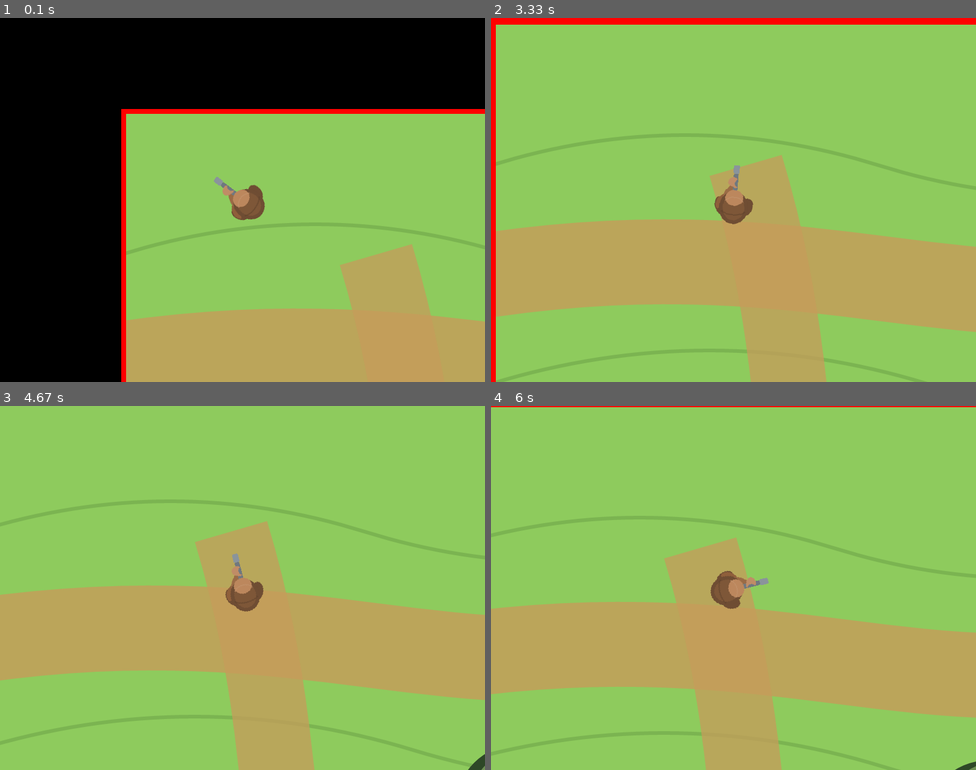
Above: before the commit, frames 1-4 (two rows, left to right).
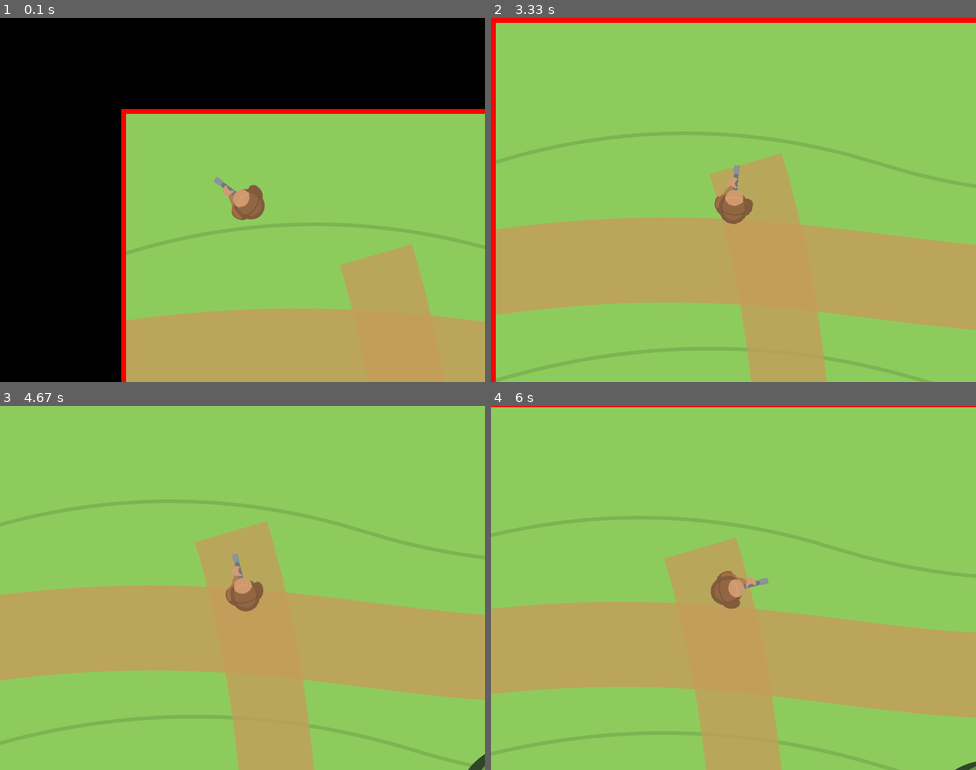
Above: after the commit, the same moments.

Repository: Stead34601/pygameTest
Game: pygame game, started from maincode/main.py
Same seed, same stepped clock (60 frames per second), same inputs: the game is played once before the commit and once after it.
Inputs (mouse positions are in pixels of both pictures, inside the frame that each line leads up to):
- Up to frame 1 (0.1 s): no input
- Up to frame 2 (3.33 s): hold D 0.33-0.8 s; move the mouse to (714, 214) at 0.37 s; hold W 0.83-1.13 s; move the mouse to (888, 189) at 0.87 s; hold D 1.17-1.63 s; move the mouse to (617, 203) at 1.2 s; hold A 1.67-2.2 s; move the mouse to (583, 145) at 1.7 s; tap V at 1.82, 3.15 s; hold S 2.23-2.53 s; move the mouse to (806, 72) at 2.27 s; hold A 2.57-2.97 s; move the mouse to (791, 232) at 2.6 s; hold W from 3 s (still down); move the mouse to (743, 76) at 3.03 s
- Up to frame 3 (4.67 s): release W at 3.37 s; hold D 3.4-4.03 s; move the mouse to (67, 577) at 3.43 s; hold S 4.07-4.43 s; move the mouse to (247, 624) at 4.1 s; hold A from 4.47 s (still down); move the mouse to (227, 526) at 4.5 s; tap V at 4.62 s
- Up to frame 4 (6 s): release A at 4.93 s; hold D 4.97-5.43 s; move the mouse to (859, 646) at 5 s; hold W 5.47-5.77 s; move the mouse to (655, 467) at 5.5 s; hold D from 5.8 s (still down); move the mouse to (859, 555) at 5.83 s; tap V at 5.95 s

The runs differ from the first frame. In frame 2, 1.4% of the frame differs, in the area x 1-100%, y 1-95%; in frame 3, less than 0.1%; in frame 4, less than 0.1%.

Commit message:
enemies added

Diff:
--- a/maincode/main.py
+++ b/maincode/main.py
@@ -2,6 +2,7 @@
 import time
 import math
 from sys import exit
+import random
 
 #initial variables
 pygame.init()
@@ -96,34 +97,65 @@
         self.cam.y += y
         self.cam.updatePos()
 
-        #bullets
-        for bullet in self.bullets:
-            bullet.rect.centerx += x
-            bullet.rect.centery += y
+
+        if not(self.lockAtEdges(2400,1800)):
+            #bullets
+            for bullet in self.bullets:
+                bullet.rect.centerx += x
+                bullet.rect.centery += y
+
+            #enemies
+            for enemy in self.enemies:
+                enemy.rect.centerx += x
+                enemy.rect.centery += y
+                enemy.updatePos()
+
 
         self.updatePos()
 
     def lockAtEdges(self, width, height):
+        locked = False
         print(str(width) + "wdith")
         print (str(-height))
         if self.cam.y < (-height):
             self.cam.y = (-height)
             print("Height Locked max")
+            locked = True
         elif self.cam.y > 0:
             self.cam.y = 0
             print("Height Locked Min")
+            locked = True
+
+
+
 
         print(self.cam.pos)
 
 
         if self.cam.x > 0:
             self.cam.x = 0
+            locked = True
             print("Width Locked max")
         elif self.cam.x < -width:
             self.cam.x = -width
+            locked = True
             print("Width Locked min")
-
         self.cam.updatePos()
+        return locked
+
+
+class Enemy:
+    def __init__(self,pos, world):
+        self.pos = pos
+        self.x = pos[0]
+        self.y = pos[0]
+        self.surf = pygame.image.load("maincode/enemy.svg").convert_alpha()
+        self.rect = self.surf.get_rect(center = pos)
+
+        world.enemies.append(self)
+
+    def updatePos(self):
+        self.pos = self.x + self.y
 
 
 
@@ -178,6 +210,13 @@
 camera = Camera(400,300, character)
 world = World(character,camera)
 
+for i in range(5):
+    x = random.randint(0,2400)
+    y = random.randint(0,1800)
+    x = x
+    y = y
+    Enemy((x,y), world)
+
 
 
 #main game loop
@@ -206,6 +245,9 @@
     for bullet in world.bullets:
         bullet.move()
         screen.blit(bullet.surf,bullet.rect)
+
+    for enemy in world.enemies:
+        screen.blit(enemy.surf, enemy.rect)
     screen.blit(character.rotated, character.rect)
 
 
Not shown, added: maincode/enemy.svg
Not shown, changed: maincode/trooper.svg
